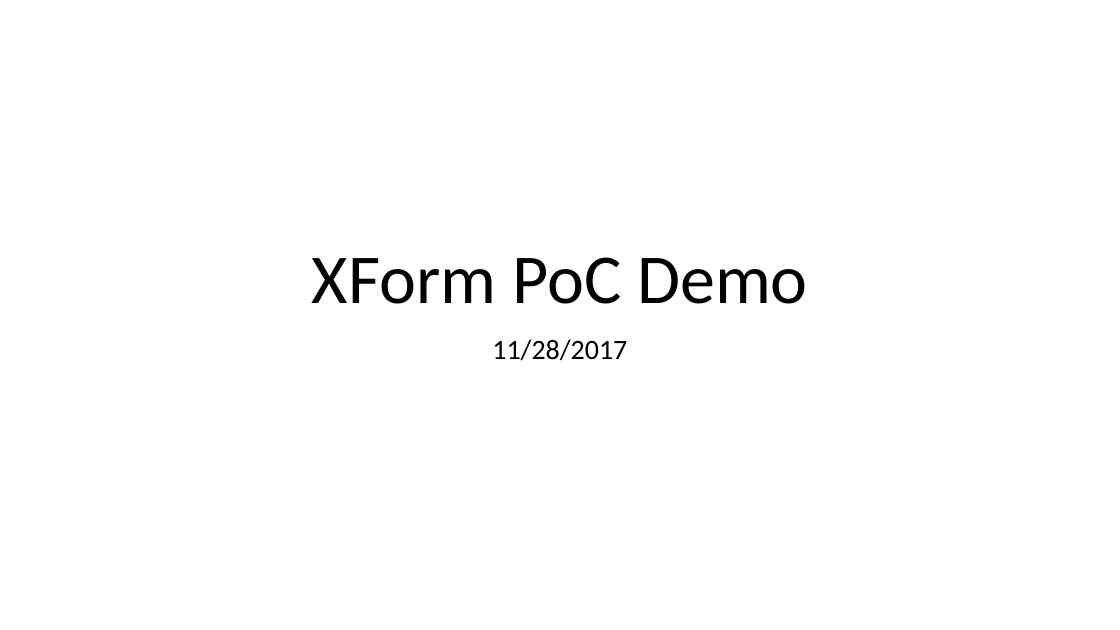
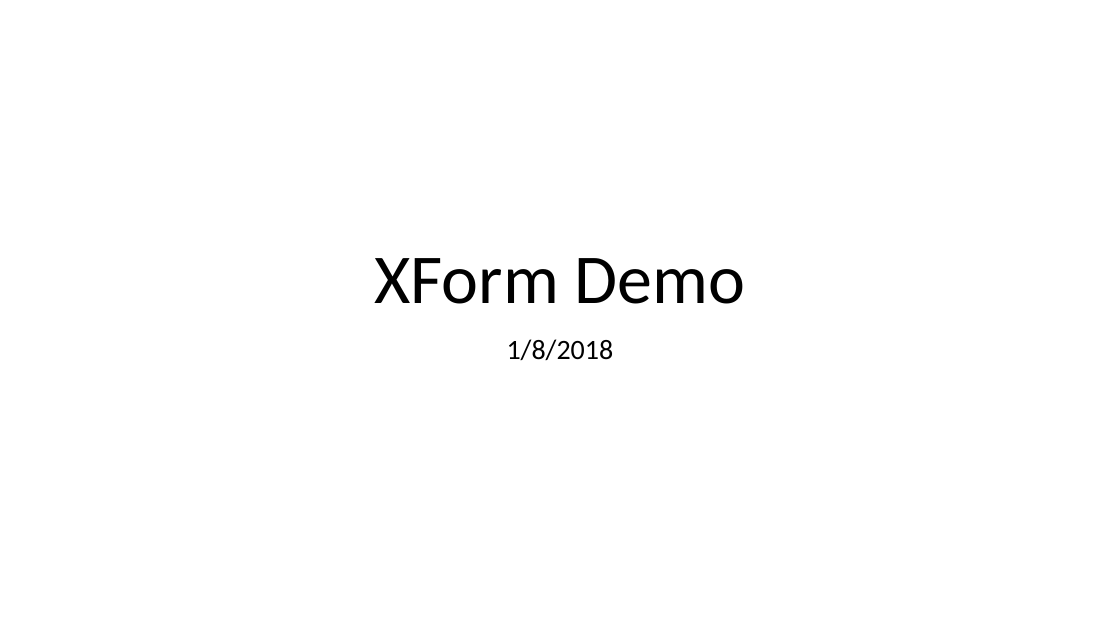
Before and after one commit to microsoft/elfie-arriba, a slide deck: slide 1 of XForm/XForm Demo.pptx. Drawn at 1120x630 pixels with LibreOffice and Linux fonts; fonts in the diff are those of the drawing. Boxes give left, top, right and bottom in pixels: in the first picture for what was removed or moved away, otherwise in the second. Text is boxed around its words. In the diff, an @@ line names an element or a change of style, - is before the commit and + after.

Commit message:
XForm Demo V2 - data processing refocus.

```diff
--- a/XForm/XForm Demo.pptx
+++ b/XForm/XForm Demo.pptx
@@ title at <box>374,258,746,304</box>: text changed @@
-XForm PoC Demo
+XForm Demo
@@ subtitle at <box>507,339,614,360</box>: text changed @@
-11/28/2017
+1/8/2018
```
Also in this commit, not shown: 8 other slides changed, 1 slide removed.
